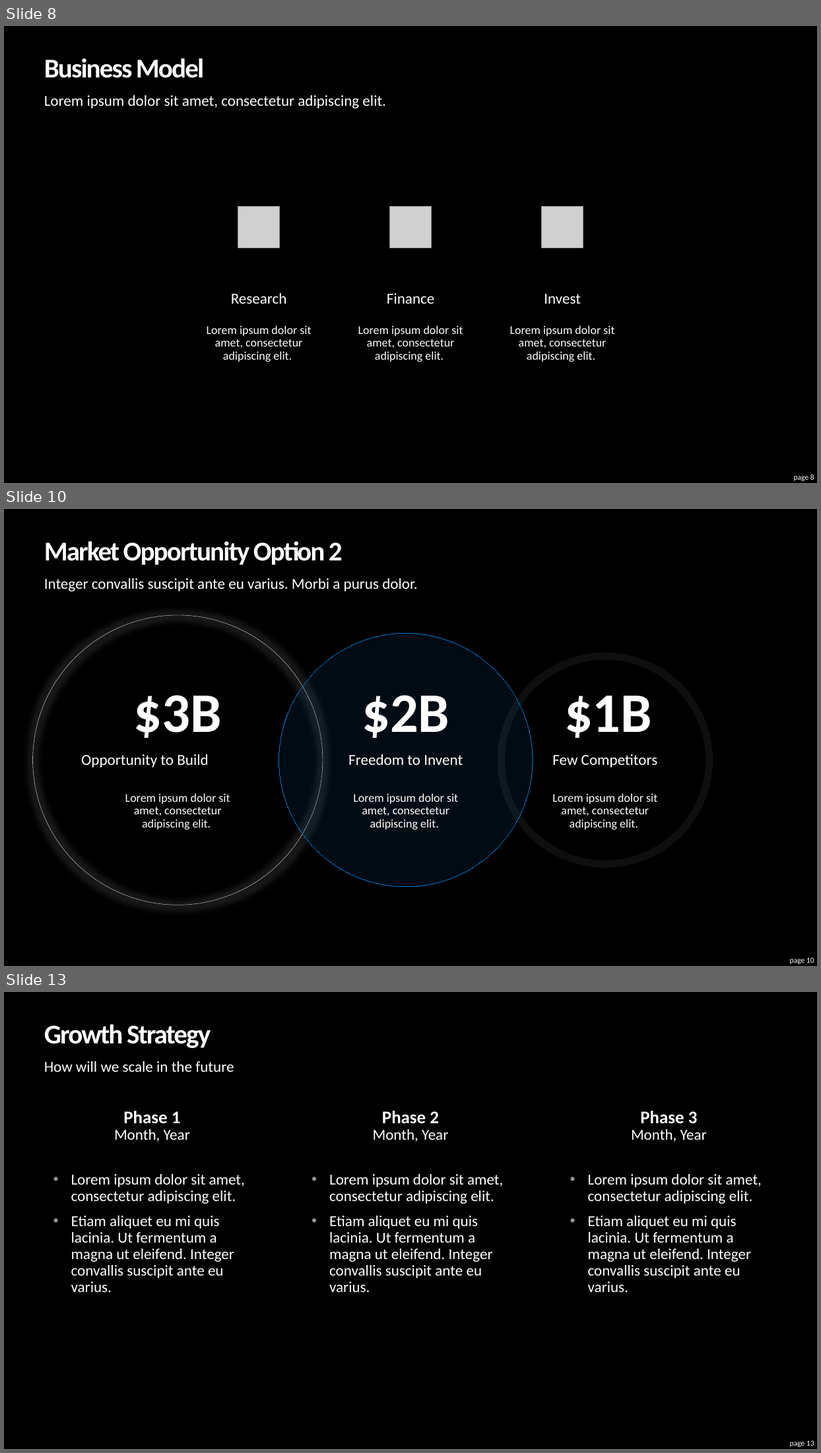
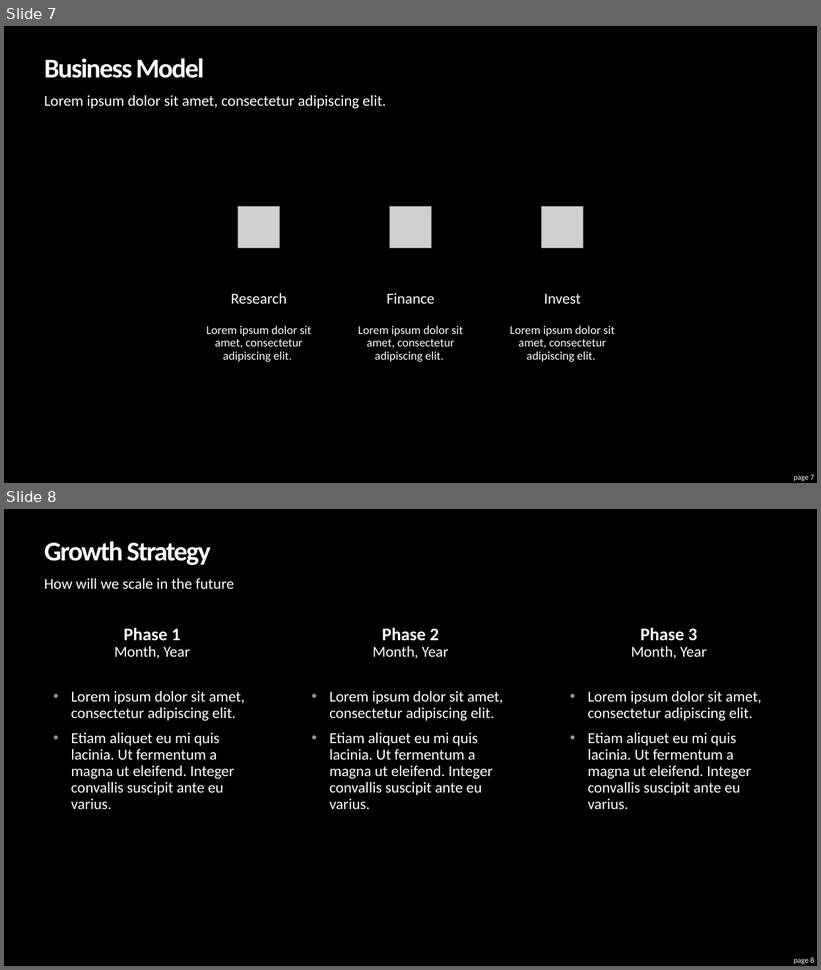
Before and after one commit to adityadutta/BostonHacksFall18, a slide deck: PITCH/Pitch.pptx. Shown one above the other, each under a label of ours: slides 8, 10 and 13 before the commit, slides 7 and 8 after it; the slides between them are not shown. The pictures are 821x1453 and 821x970 pixels, drawn with LibreOffice and Linux fonts; fonts in the diff are those of the drawing; grey boxes stand for pictures. Boxes give left, top, right and bottom in pixels: in the first picture for what was removed or moved away, otherwise in the second. Text is boxed around its words. In the diff, an @@ line names an element or a change of style, - is before the commit and + after.

```diff
--- a/PITCH/Pitch.pptx
+++ b/PITCH/Pitch.pptx
@@ slide 10 removed at <box>4,509,817,966</box>, background #000000 @@
@@ title removed at <box>44,541,343,565</box> @@
-Market Opportunity Option 2
@@ text removed at <box>44,578,417,591</box> @@
-Integer convallis suscipit ante eu varius. Morbi a purus dolor.
@@ text removed at <box>32,615,323,906</box> @@
-Opportunity to Build
@@ text removed at <box>279,634,533,887</box> @@
-Freedom to Invent
@@ text removed at <box>501,656,709,864</box> @@
-Few Competitors
@@ text removed at <box>134,695,222,738</box> @@
-$3B
@@ text removed at <box>362,695,450,738</box> @@
-$2B
@@ text removed at <box>564,696,652,738</box> @@
-$1B
@@ text removed at <box>125,793,230,830</box> @@
-Lorem ipsum dolor sit amet, consectetur adipiscing elit.
@@ text removed at <box>353,793,458,830</box> @@
-Lorem ipsum dolor sit amet, consectetur adipiscing elit.
@@ text removed at <box>552,793,657,830</box> @@
-Lorem ipsum dolor sit amet, consectetur adipiscing elit.
@@ page number removed at <box>790,958,814,964</box> @@
-page 10
@@ what was slide 8 is now slide 7 @@
@@ page number at <box>794,475,814,481</box>: text changed @@
-page 8
+page 7
@@ what was slide 13 is now slide 8 @@
@@ page number at <box>794,958,814,964</box>: text changed @@
-page 13
+page 8
```
Also in this commit, not shown: 3 slides changed, 6 other slides removed, 2 other files.
